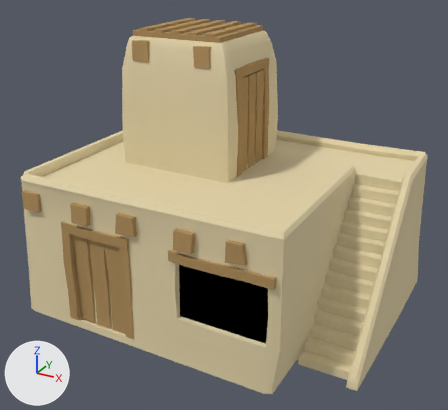
Renders of the Blender file Assets/Models/BuildingHouse1.blend from each side of a commit.
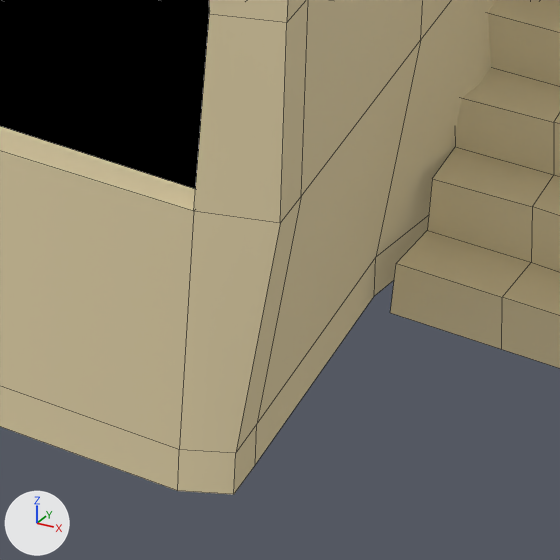
Old and new are each drawn whole from a camera (50 mm lens) standing at (5.89, -10.72, 7.66) and looking at (0.03, -0.06, 2.33) and again close up on the part from 52% to 73% of the width and 76% to 99% of the height. Lighting does not change. The marker at lower left points along +X, +Y and +Z. The close-ups show mesh edges as thin lines.

Objects in the first close-up: 'House'.
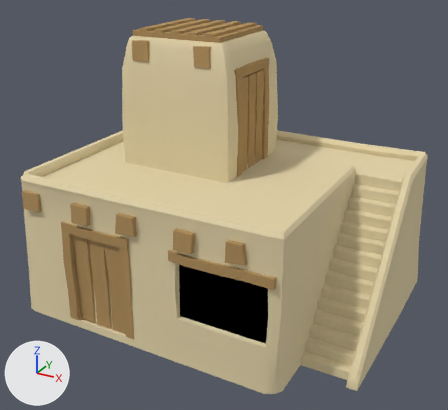
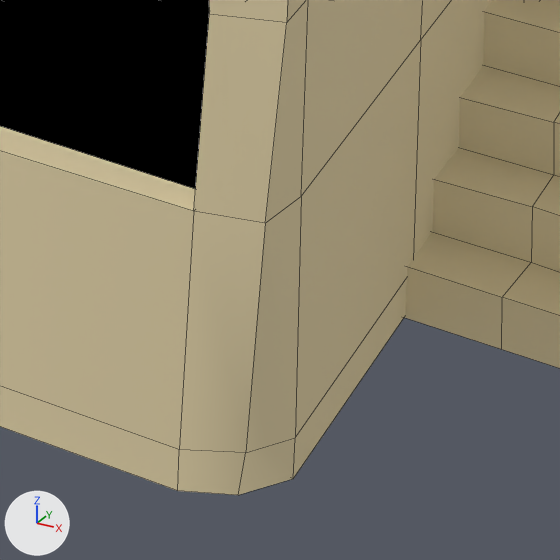
Location of each change, (x1, y1, x2, y2) in pixels of the close-ups (560 x 560 px; the box of a moved part takes in the faces that stretch with it):
'House', reshaped
    before: (0, 0, 560, 494)
    after: (0, 0, 560, 495)
part 1 of me_cube_012, moved or reshaped
    before: (178, 0, 497, 494)
    after: (178, 0, 492, 495)

Patch to the scene script:
```diff
--- a/Assets/Models/BuildingHouse1.blend.py
+++ b/Assets/Models/BuildingHouse1.blend.py
@@ me_cube_012 @@
 me_cube_012.from_pydata(...)  # 1521 vertices, 1404 faces; spans x -3.6..3.72, y -2.57..3.07, z -0.01..5.87
 # used by ob_house; location = (0.0, 0.0, 0.0)
 # before: 96 (2.44, 1.38, 0.0), 108 (3.32, 1.35, 0.0), 124 (2.35, -2.31, 0.0) at pixel (255, 465), 757 (2.35, -2.3, 0.15) at pixel (256, 424), 1164 (2.35, -1.38, 0.0) at pixel (374, 296)
 # before: 1180 (2.35, -1.38, 0.15) at pixel (375, 257)
-me_cube_012.vertices[85].co = (2.35, -2.45, 0.0)  # pixel (233, 494)
-me_cube_012.vertices[200].co = (2.45, -2.43, 1.0)  # pixel (280, 223)
-me_cube_012.vertices[277].co = (2.55, -0.49, 0.0)
-me_cube_012.vertices[356].co = (2.55, -0.2, 0.0)
-me_cube_012.vertices[745].co = (2.35, -2.45, 0.15)  # pixel (235, 453)
-me_cube_012.vertices[748].co = (2.55, 1.41, 0.15)
-me_cube_012.vertices[761].co = (3.59, 1.41, 0.15)
-me_cube_012.vertices[768].co = (2.55, -0.49, 0.15)
-me_cube_012.vertices[773].co = (2.55, -0.2, 0.15)
-me_cube_012.vertices[825].co = (2.55, 0.11, 0.15)
+# me_cube_012 part 1
+for i in [96, 108, 124, 757, 1164, 1180]: me_cube_012.vertices[i].co += Vector((0.13, 0.0, 0.0))
+me_cube_012.vertices[85].co = (2.36, -2.45, 0.0)  # pixel (238, 495)
+me_cube_012.vertices[200].co = (2.41, -2.45, 1.0)  # pixel (265, 223)
+me_cube_012.vertices[277].co = (2.53, -0.49, 0.0)
+me_cube_012.vertices[356].co = (2.54, -0.2, 0.0)
+me_cube_012.vertices[745].co = (2.37, -2.43, 0.15)  # pixel (245, 452)
+me_cube_012.vertices[748].co = (2.54, 1.42, 0.1)
+me_cube_012.vertices[761].co = (3.47, 1.41, 0.15)
+me_cube_012.vertices[768].co = (2.5, -0.49, 0.15)
+me_cube_012.vertices[773].co = (2.53, -0.2, 0.15)
+me_cube_012.vertices[825].co = (2.54, 0.1, 0.21)
 me_cube_012.materials.append(mat_house)
```
